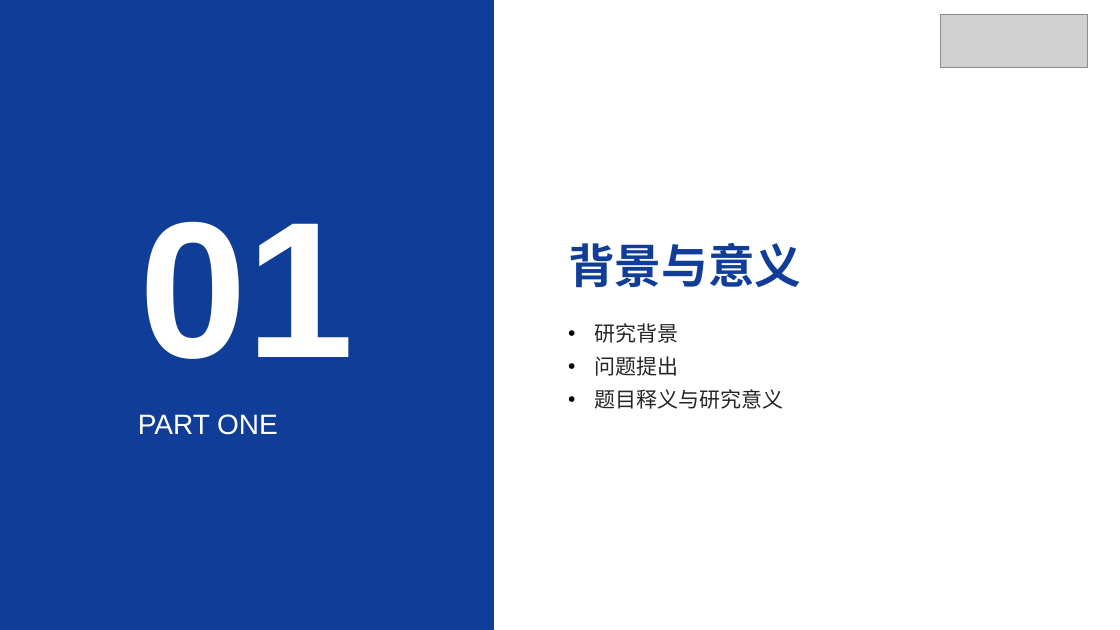
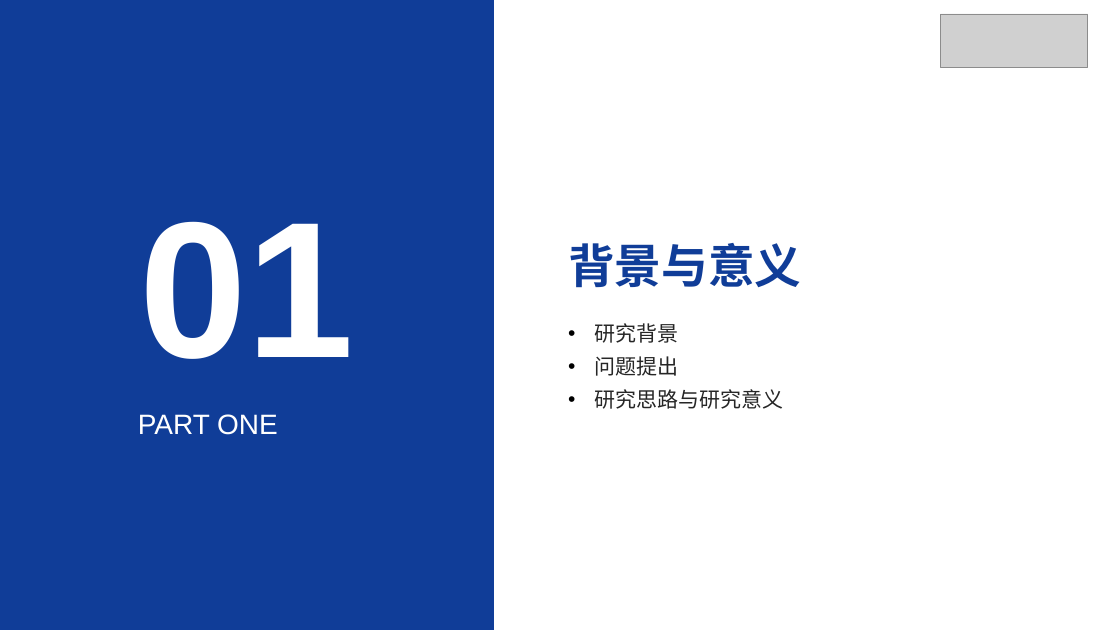
Before and after one commit to irving-2222/Graduation-Thesis, a slide deck: slide 3 of 开题答辩.pptx. Drawn at 1120x630 pixels with LibreOffice and Linux fonts; fonts in the diff are those of the drawing; grey boxes stand for pictures. Boxes give left, top, right and bottom in pixels: in the first picture for what was removed or moved away, otherwise in the second. Text is boxed around its words. In the diff, an @@ line names an element or a change of style, - is before the commit and + after.

```diff
--- a/开题答辩.pptx
+++ b/开题答辩.pptx
@@ text at box(594, 389, 783, 409): text changed @@
-• 题目释义与研究意义
+• 研究思路与研究意义
```
Also in this commit, not shown: 1 other slide changed, 1 other file.
